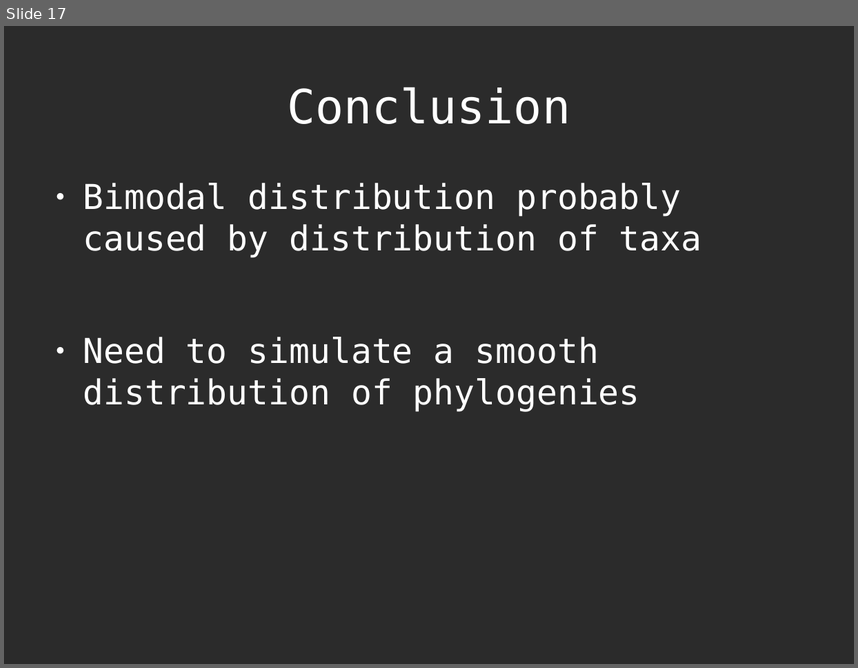
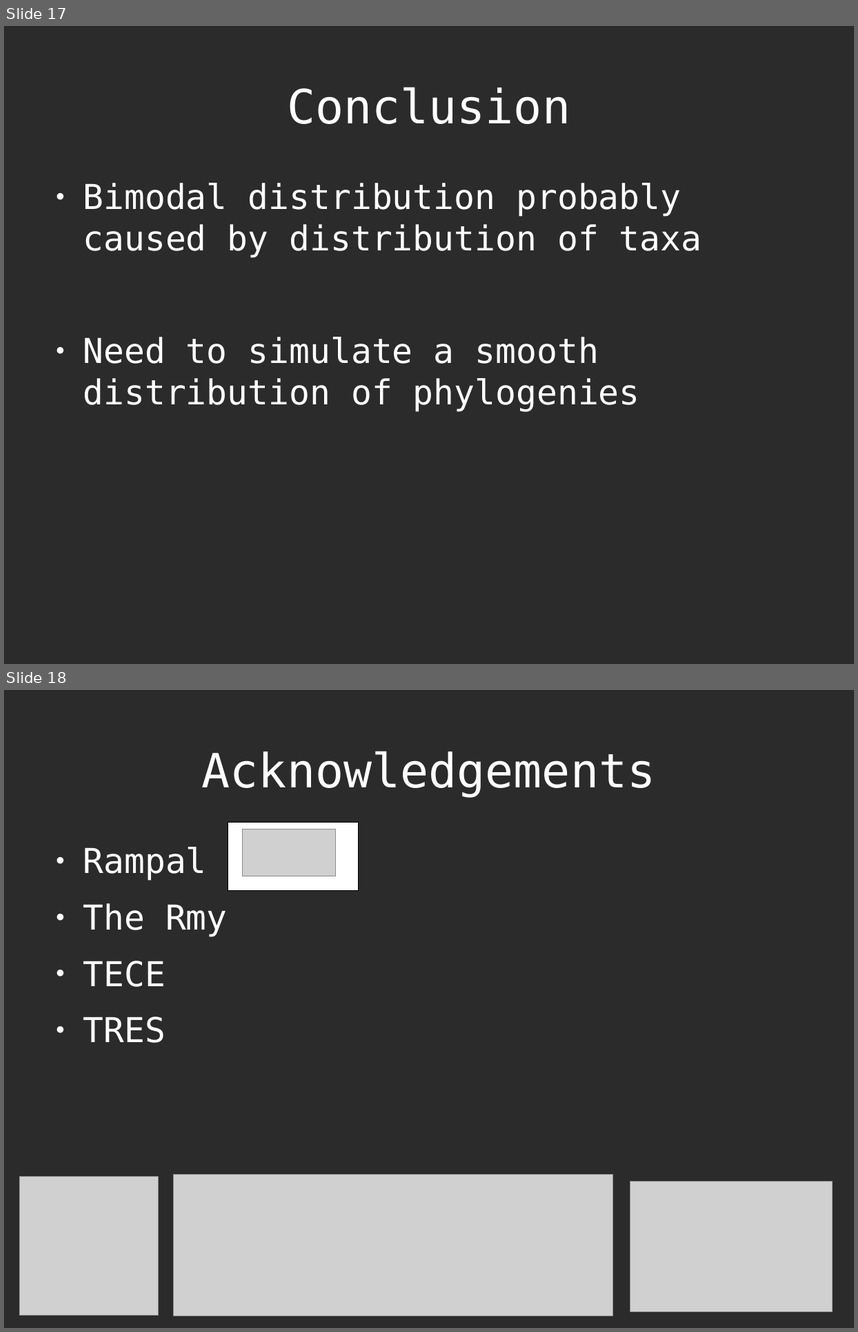
Before and after one commit to richelbilderbeek/Science, a slide deck: Bilderbeek20161214TeceMeeting/20161214TeceMeeting.odp. Shown one above the other, each under a label of ours: slide 17 before the commit, slides 17 and 18 after it. The pictures are 858x668 and 858x1332 pixels, drawn with LibreOffice and Linux fonts; fonts in the diff are those of the drawing; grey boxes stand for pictures; background and template pictures are left out; a plain dark background stands for a picture behind light text. Boxes give left, top, right and bottom in pixels: in the first picture for what was removed or moved away, otherwise in the second. Text is boxed around its words. In the diff, an @@ line names an element or a change of style, - is before the commit and + after.

Commit message:
Added acknowledgements

```diff
--- a/Bilderbeek20161214TeceMeeting/20161214TeceMeeting.odp
+++ b/Bilderbeek20161214TeceMeeting/20161214TeceMeeting.odp
@@ slide 18 added at (4,690,854,1328), background picture (left out) @@
@@ title added at (202,751,656,797), 44 pt, text #FFFFFF @@
+Acknowledgements
@@ rectangle added at (228,822,359,891), fill #FFFFFF, outline #000000 0 pt @@
@@ picture added at (242,829,336,876) @@
@@ text added at (83,847,228,1043), 32 pt, text #FFFFFF @@
+● Rampal
+● The Rmy
+● TECE
+● TRES
@@ picture added at (19,1176,159,1315) @@
@@ picture added at (174,1174,613,1316) @@
@@ picture added at (631,1181,833,1312) @@
```
Also in this commit, not shown: 2 other slides added, 1 slide removed, 1 other file.
